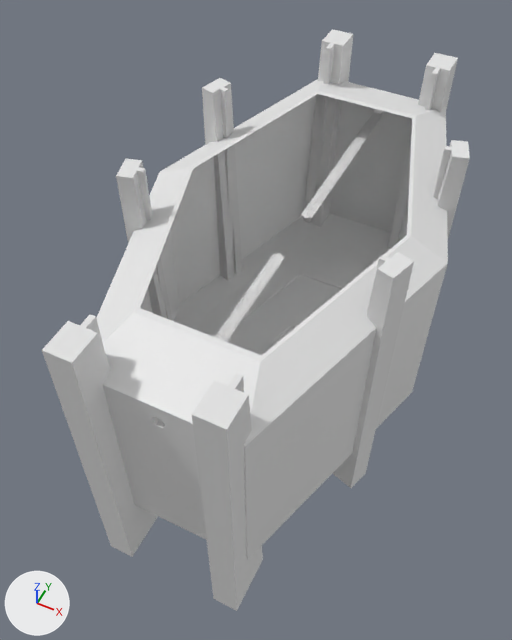
Two versions of the Blender file BipolarAlpha/Assets/Resources/Models/Rooms/MentalPhysicalCoordinationRoom.blend, one commit apart.
The view is the same before and after, from a 50 mm lens placed at (39.0, -93.5, 111.6), pointed at (-4.1, -7.3, 3.9). The axes (+X, +Y, +Z) are drawn at lower left. The lights are the same throughout.

The older version as bpy lines, for what is in view:
```python
ob_mentalphysicalcoordinationroom = bpy.data.objects.new('MentalPhysicalCoordinationRoom', me_torus)
ob_mentalphysicalcoordinationroom.location = (0.0, 0.0, 2.4)
ob_mentalphysicalcoordinationroom.scale = (-25.6, -48.9, -56.4)
ob_supportbeam4_002 = bpy.data.objects.new('SupportBeam4.002', me_cube_004)
ob_supportbeam4_002.parent = ob_mentalphysicalcoordinationroom
ob_supportbeam4_002.location = (-23.7, -14.26, 8.475)
ob_supportbeam4_002.rotation_euler = (0.0, 0.0, 1.841)  # degrees (0, 0, 105)
ob_supportbeam4_002.scale = (-2.51, -2.51, -30.8)
ob_supportbeam4_009 = bpy.data.objects.new('SupportBeam4.009', me_cube_016)
ob_supportbeam4_009.parent = ob_mentalphysicalcoordinationroom
ob_supportbeam4_009.location = (-2.333, -4.738, 3.266)
ob_supportbeam4_009.rotation_euler = (0.0, 0.0, 3.142)  # degrees (0, 0, 180)
ob_supportbeam4_009.scale = (-0.501, -0.501, -6.16)
ob_supportbeam4_010 = bpy.data.objects.new('SupportBeam4.010', me_cube_017)
ob_supportbeam4_010.parent = ob_mentalphysicalcoordinationroom
ob_supportbeam4_010.location = (2.331, -4.738, 3.266)
ob_supportbeam4_010.rotation_euler = (0.0, 0.0, 3.142)  # degrees (0, 0, 180)
ob_supportbeam4_010.scale = (-0.501, -0.501, -6.16)
# also in view: 'SupportBeam4.003' at (22.3, -16.4, 8.5); 'Catwalk.001' at (0.0, 26.1, 22.5); 'SupportBeam4.001' at (22.7, 15.5, 8.5); 'SupportBeam4.000' at (-22.8, 15.1, 8.5); 'FloorDetail' at (0.0, 0.0, -10.6)
```
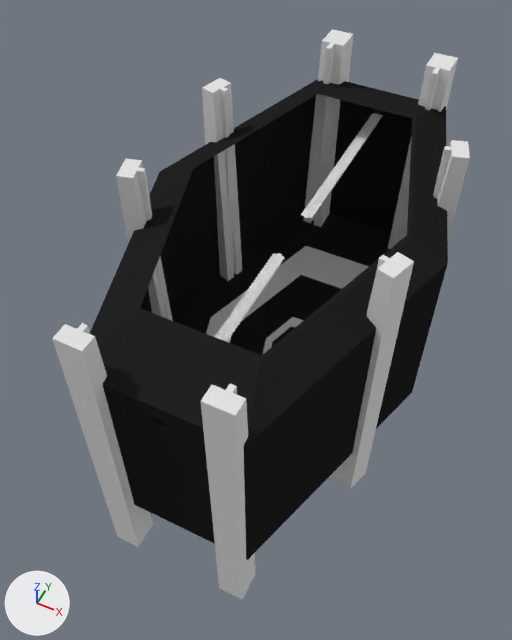
What differs and where, as boxes [x1, y1, x2, y2] in the pictures (512 x 640 px):
'MentalPhysicalCoordinationRoom', recoloured (white to black)
    both: [90, 79, 448, 560]
'SupportBeam4.009', rescaled (13% narrower, 8% shorter)
    before: [42, 314, 158, 557]
    after: [52, 323, 153, 547]
'SupportBeam4.010', rescaled (22% narrower, 9% shorter)
    before: [192, 373, 263, 611]
    after: [201, 383, 256, 600]

Patch to the scene script:
```diff
--- a/BipolarAlpha/Assets/Resources/Models/Rooms/MentalPhysicalCoordinationRoom.blend.py
+++ b/BipolarAlpha/Assets/Resources/Models/Rooms/MentalPhysicalCoordinationRoom.blend.py
@@ mat_darksteel @@
+mat_darksteel = diffuse_material('DarkSteel')
+mat_darksteel.base_color = (0.016, 0.016, 0.016)  # black #222222
@@ me_torus @@
 me_torus.from_pydata(...)  # 102 vertices, 112 faces; spans x -1.12..1.12, y -0.97..0.97, z -0.5..0.23
+me_torus.materials.append(mat_darksteel)  # black #222222
@@ ob_supportbeam4_010 @@
 ob_supportbeam4_010.rotation_euler = (0.0, 0.0, 3.142)  # degrees (0, 0, 180)
-ob_supportbeam4_010.scale = (-0.501, -0.501, -6.16)
+ob_supportbeam4_010.scale = (-0.501, -0.251, -6.16)
@@ ob_supportbeam4_009 @@
 ob_supportbeam4_009.rotation_euler = (0.0, 0.0, 3.142)  # degrees (0, 0, 180)
-ob_supportbeam4_009.scale = (-0.501, -0.501, -6.16)
+ob_supportbeam4_009.scale = (-0.501, -0.251, -6.16)
```
